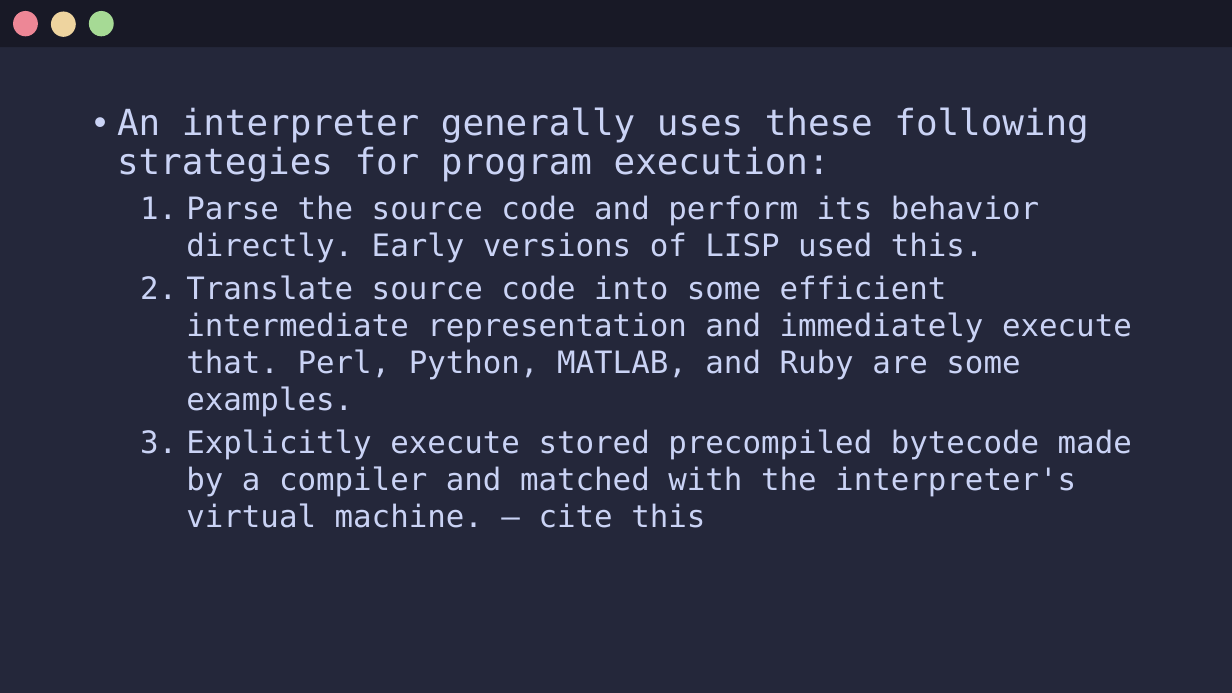
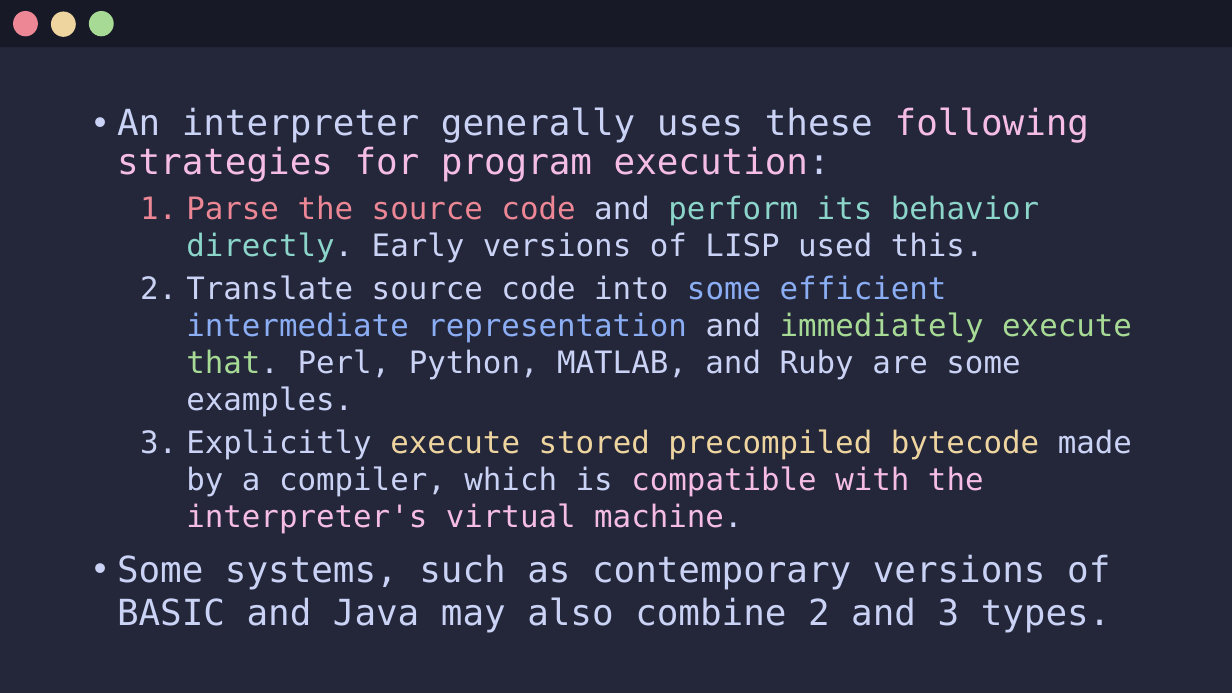
Before and after one commit to Jx-ls/custom-compiler, a slide deck: slide 9 of Compilers.pptx. Drawn at 1232x693 pixels with LibreOffice and Linux fonts; fonts in the diff are those of the drawing. Boxes give left, top, right and bottom in pixels: in the first picture for what was removed or moved away, otherwise in the second. Text is boxed around its words. In the diff, an @@ line names an element or a change of style, - is before the commit and + after.

Commit message:
added jit, optimizers, backend, and colors

```diff
--- a/Compilers.pptx
+++ b/Compilers.pptx
@@ text at bbox=[117, 107, 1132, 417]: text colour #CAD3F5 to #F5BDE6 in "following strategies for program execution:"; text colour #CAD3F5 to #ED8796 in "Parse the source code"; text colour #CAD3F5 to #8BD5CA in "perform its behavior directly."; text colour #CAD3F5 to #8AADF4 in "some efficient intermediate representation"; text colour #CAD3F5 to #A6DA95 in "immediately execute that." @@
@@ text at bbox=[117, 429, 1132, 633]: text changed @@
-  3. Explicitly execute stored precompiled bytecode made by a compiler and matched with the interpreter's virtual machine. – cite this
+  3. Explicitly execute stored precompiled bytecode made by a compiler, which is compatible with the interpreter's virtual machine.
+• Some systems, such as contemporary versions of BASIC and Java may also combine 2 and 3 types.
```
Also in this commit, not shown: 12 other slides changed, 8 slides added, 11 slides removed.
